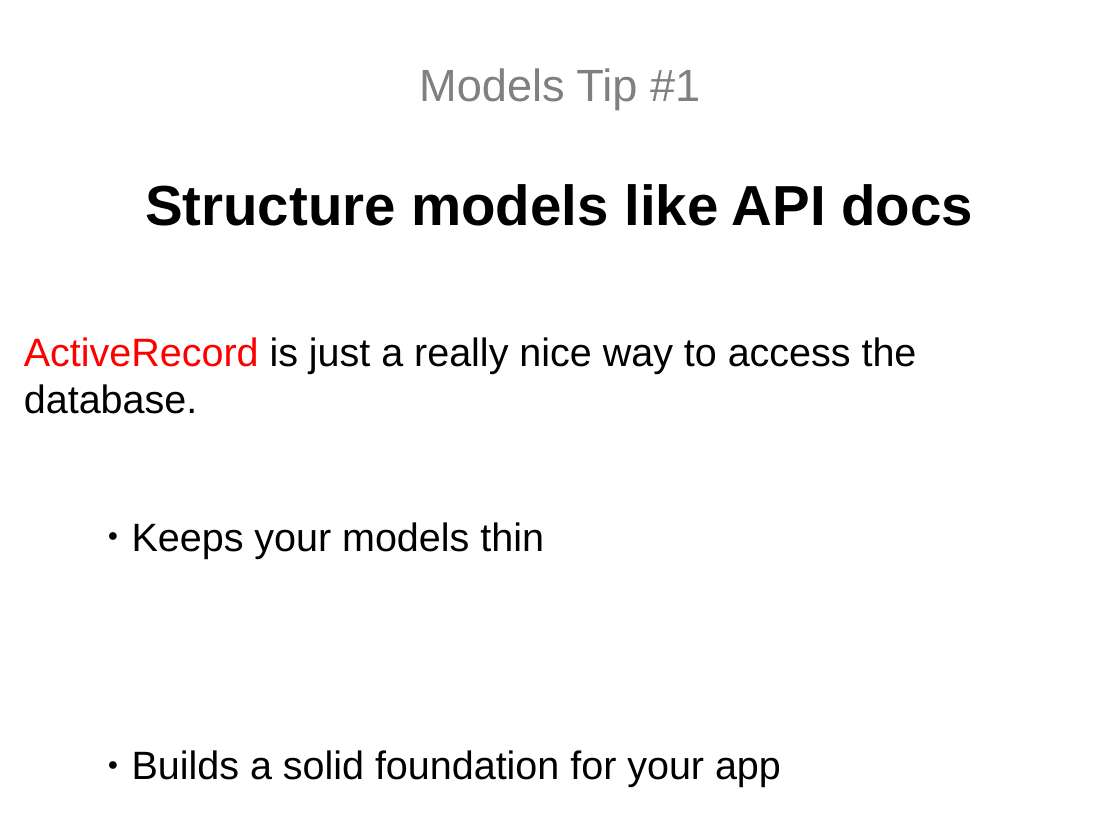
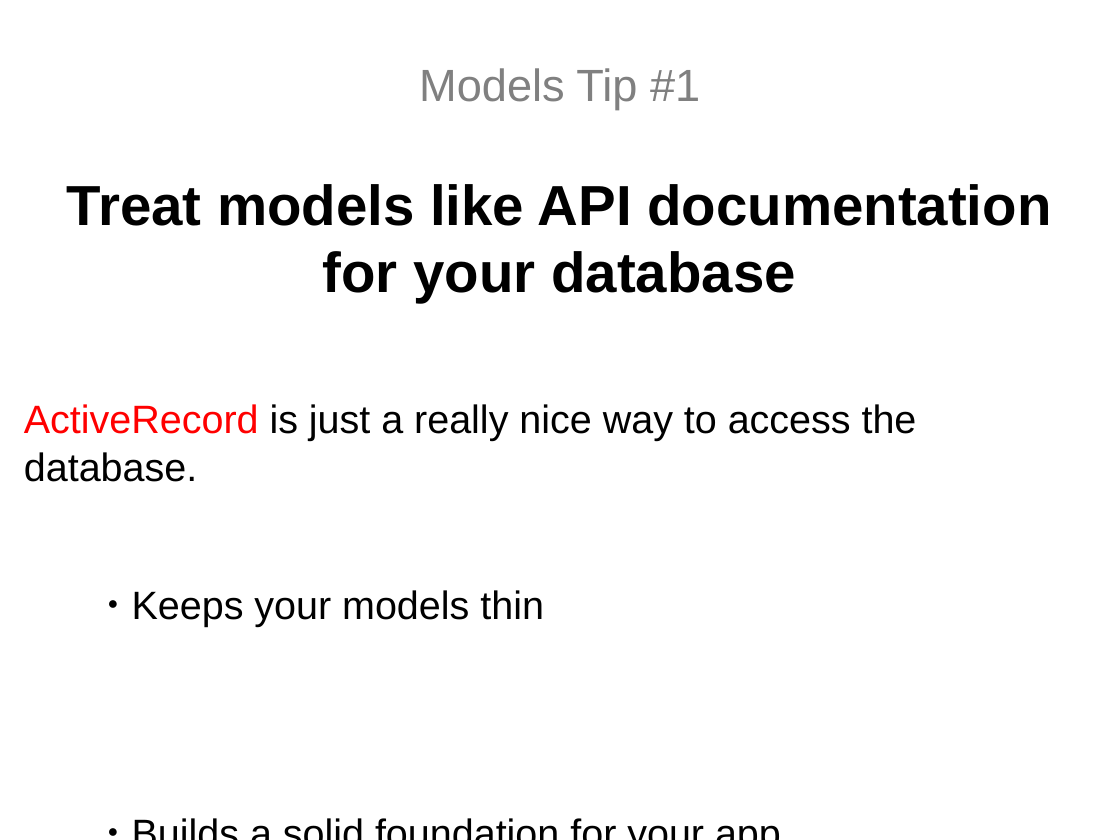
Before and after one commit to topdan/growing-your-rails-app, a slide deck: slide 6 of growing-your-rails-app.odp. Drawn at 1120x840 pixels with LibreOffice and Linux fonts; fonts in the diff are those of the drawing. Boxes give left, top, right and bottom in pixels: in the first picture for what was removed or moved away, otherwise in the second. Text is boxed around its words. In the diff, an @@ line names an element or a change of style, - is before the commit and + after.

```diff
--- a/growing-your-rails-app.odp
+++ b/growing-your-rails-app.odp
@@ text at <box>67,184,1051,303</box>: text changed @@
-Structure models like API docs
+Treat models like API documentation for your database
```
Also in this commit, not shown: 6 other slides changed, 1 slide removed, 5 other files.
